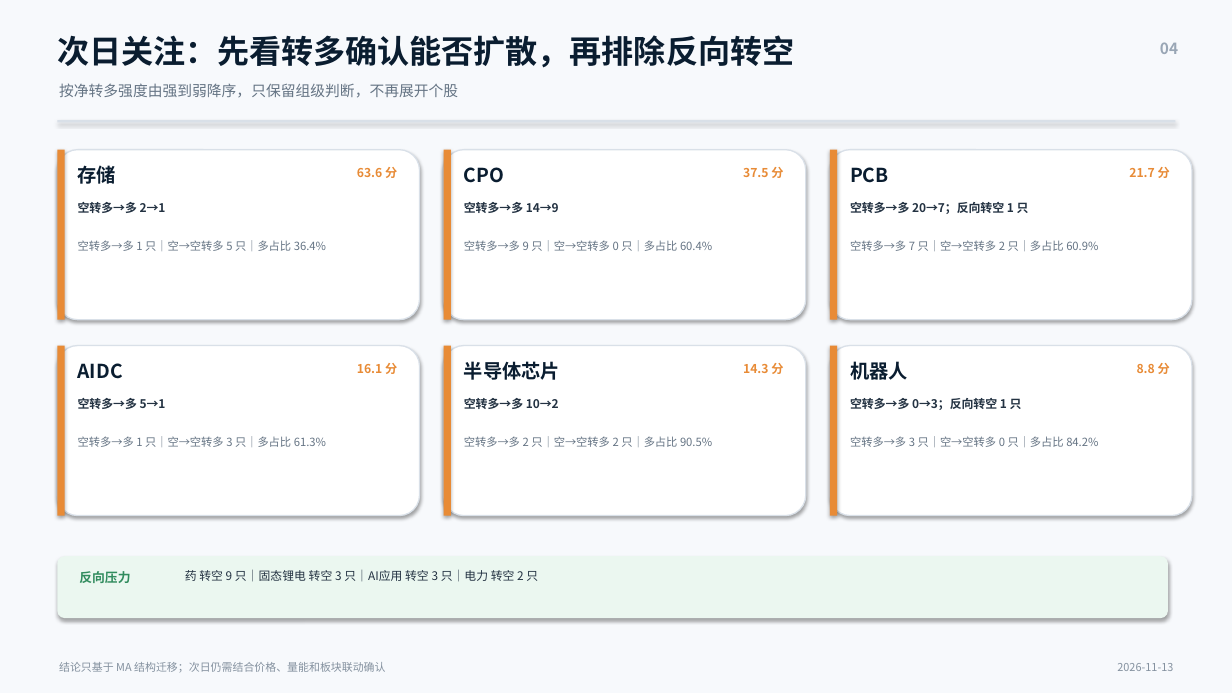
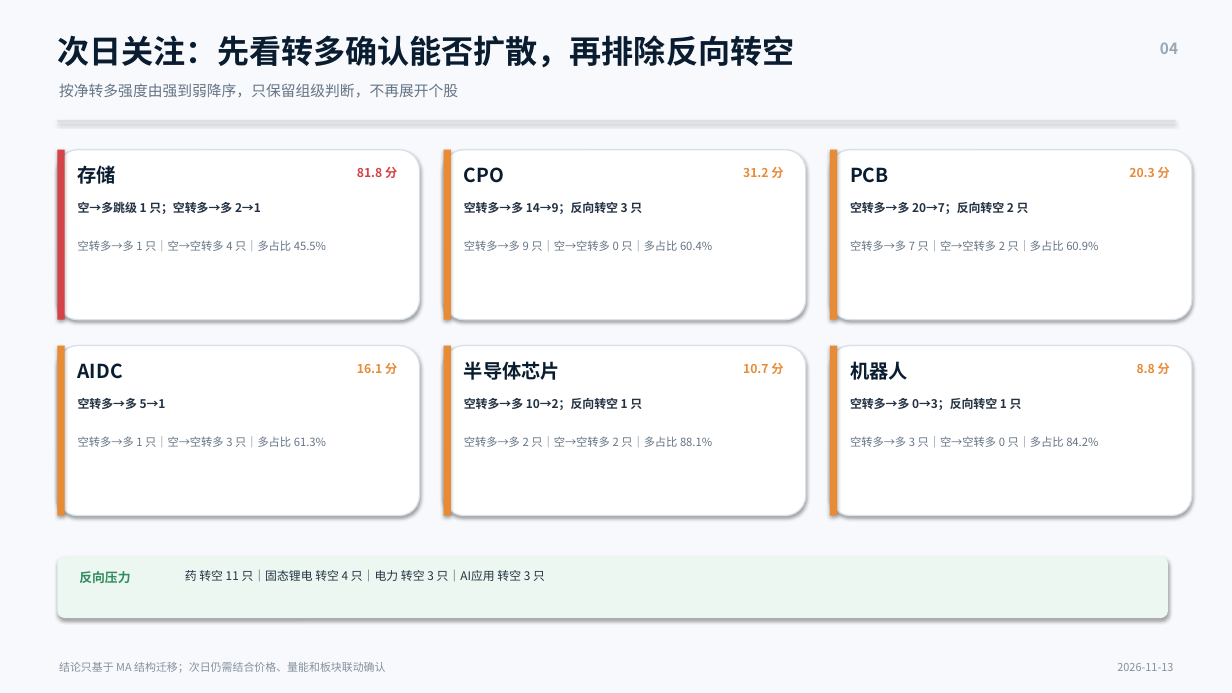
Before and after one commit to nancybhc/a-share-blast-lab, a slide deck: slide 4 of assets/多空阶段简报_2026-11-13.pptx. Drawn at 1232x693 pixels with LibreOffice and Linux fonts; fonts in the diff are those of the drawing. Boxes give left, top, right and bottom in pixels: in the first picture for what was removed or moved away, otherwise in the second. Text is boxed around its words. In the diff, an @@ line names an element or a change of style, - is before the commit and + after.

```diff
--- a/assets/多空阶段简报_2026-11-13.pptx
+++ b/assets/多空阶段简报_2026-11-13.pptx
@@ rectangle at [57,150,65,320]: fill #E88B36 to #D34347 @@
@@ text at [357,167,397,178]: text changed; text colour #E88B36 to #D34347 @@
-63.6 分
+81.8 分
@@ text at [743,167,783,178]: text changed @@
-37.5 分
+31.2 分
@@ text at [1129,167,1170,178]: text changed @@
-21.7 分
+20.3 分
@@ text at [78,202,261,214]: text changed @@
-空转多→多 2→1
+空→多跳级 1 只；空转多→多 2→1
@@ text at [464,202,642,214]: text changed @@
-空转多→多 14→9
+空转多→多 14→9；反向转空 3 只
@@ text at [850,202,1029,214]: text changed @@
-空转多→多 20→7；反向转空 1 只
+空转多→多 20→7；反向转空 2 只
@@ text at [78,240,326,251]: text changed @@
-空转多→多 1 只｜空→空转多 5 只｜多占比 36.4%
+空转多→多 1 只｜空→空转多 4 只｜多占比 45.5%
@@ text at [743,363,783,374]: text changed @@
-14.3 分
+10.7 分
@@ text at [464,398,642,410]: text changed @@
-空转多→多 10→2
+空转多→多 10→2；反向转空 1 只
@@ text at [464,436,712,447]: text changed @@
-空转多→多 2 只｜空→空转多 2 只｜多占比 90.5%
+空转多→多 2 只｜空→空转多 2 只｜多占比 88.1%
@@ text at [185,570,545,582]: text changed @@
-药 转空 9 只｜固态锂电 转空 3 只｜AI应用 转空 3 只｜电力 转空 2 只
+药 转空 11 只｜固态锂电 转空 4 只｜电力 转空 3 只｜AI应用 转空 3 只
```
Also in this commit, not shown: 3 other slides changed, 11 other files.
